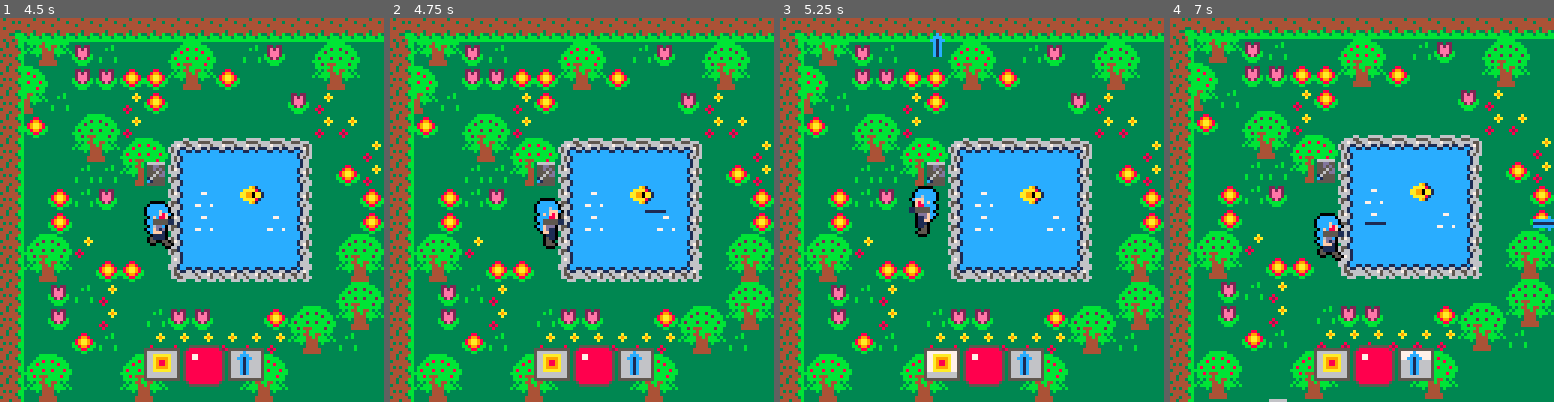
Above: before the commit, frames 1-4 (left to right).
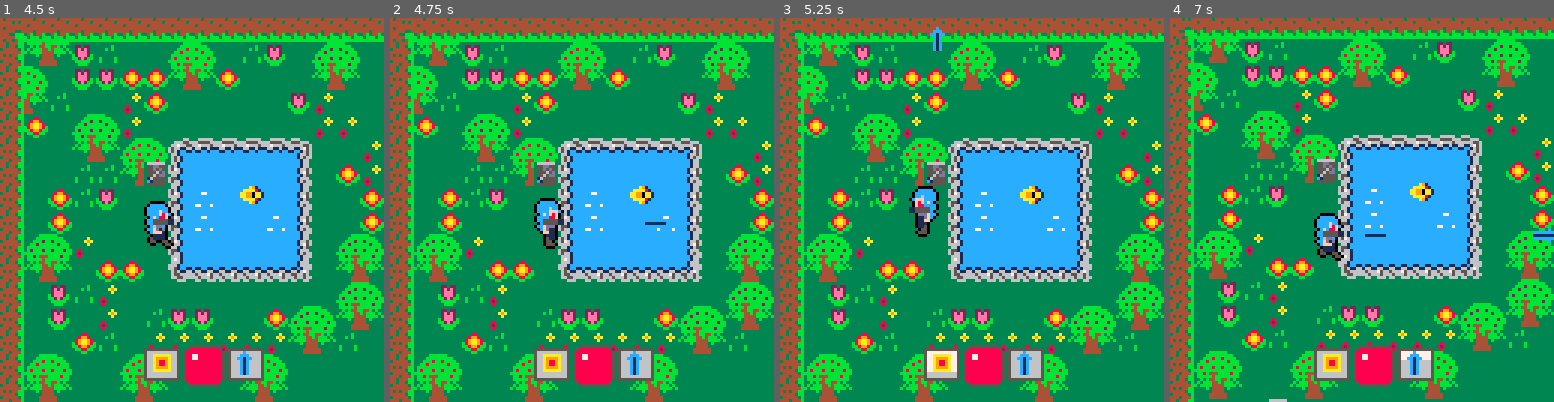
Above: after the commit, the same moments.

Repository: JasonHaenlin/pico-8-sophiaquest
Game: PICO-8 cartridge sophiaquest.p8
Two runs of this game, one before a commit and one after it. Both use one fixed random seed, a clock stepped at 60 frames per second and the inputs below.
Inputs:
- Up to frame 1 (4.5 s): tap X (X key) at 0.33, 1.07, 1.85, 2.97, 4.08 s; tap O (Z key) at 0.7, 1.7, 2.1, 2.5, 2.9, 3.3, 3.7, 4.1 s; hold Right 1.6-2.1 s; hold Up 2.15-2.42 s; hold Right 2.47-3.03 s; hold Left 3.08-3.58 s; hold Down 3.63-3.97 s; hold Right from 4.02 s (still down)
- Up to frame 2 (4.75 s): tap O (Z key) at 4.5 s; release Right at 4.68 s; hold Up from 4.73 s (still down)
- Up to frame 3 (5.25 s): tap O (Z key) at 4.9 s; release Up at 5.03 s; hold Left from 5.08 s (still down); tap X (X key) at 5.2 s
- Up to frame 4 (7 s): tap O (Z key) every 0.4 s from 5.3 to 6.9 s; release Left at 5.68 s; hold Down 5.73-6.03 s; hold Right 6.08-6.58 s; tap X (X key) at 6.32 s; hold Right from 6.63 s (still down)

Frame 1 is identical in both runs. In frame 2, less than 0.1% of the frame differs, in the area x 66-72%, y 50-56%; in frame 3, 0.1%; in frame 4, 0.4%, in the area x 50-100%, y 51-59%.

Commit message:
adjust the weapon trigger

Diff:
--- a/sophiaquest.p8
+++ b/sophiaquest.p8
@@ -503,22 +503,22 @@
  local center = a.weapon.hb / 2
  local b = {}
  if(d == left) then
-  b = make_actor(a.x-6, a.y, a.weapon.animh, bullet, immortal_object, left)
+  b = make_actor(a.x-6, a.y+4, a.weapon.animh, bullet, immortal_object, left)
   b.box = {x1 = 0, y1 = 4-center, x2 = 5, y2 = 4+center}
   b.dx = -speed
  end
  if(d == right) then
-  b = make_actor(a.x+6, a.y, a.weapon.animh, bullet, immortal_object, right)
+  b = make_actor(a.x+6, a.y+4, a.weapon.animh, bullet, immortal_object, right)
   b.box = {x1 = 3, y1 = 4-center, x2 = 8, y2 = 4+center}
   b.dx = speed
  end
  if(d == up) then
-  b = make_actor(a.x, a.y-6, a.weapon.animv, bullet, immortal_object, up)
+  b = make_actor(a.x, a.y-8, a.weapon.animv, bullet, immortal_object, up)
   b.box = {x1 = 4-center, y1 = 0, x2 = 4+center, y2 = 5}
   b.dy = -speed
  end
  if(d == down) then
-  b = make_actor(a.x, a.y+6, a.weapon.animv, bullet, immortal_object, down)
+  b = make_actor(a.x, a.y+18, a.weapon.animv, bullet, immortal_object, down)
   b.box = {x1 = 4-center, y1 = 3, x2 = 4+center, y2 = 8}
   b.dy = speed
  end
